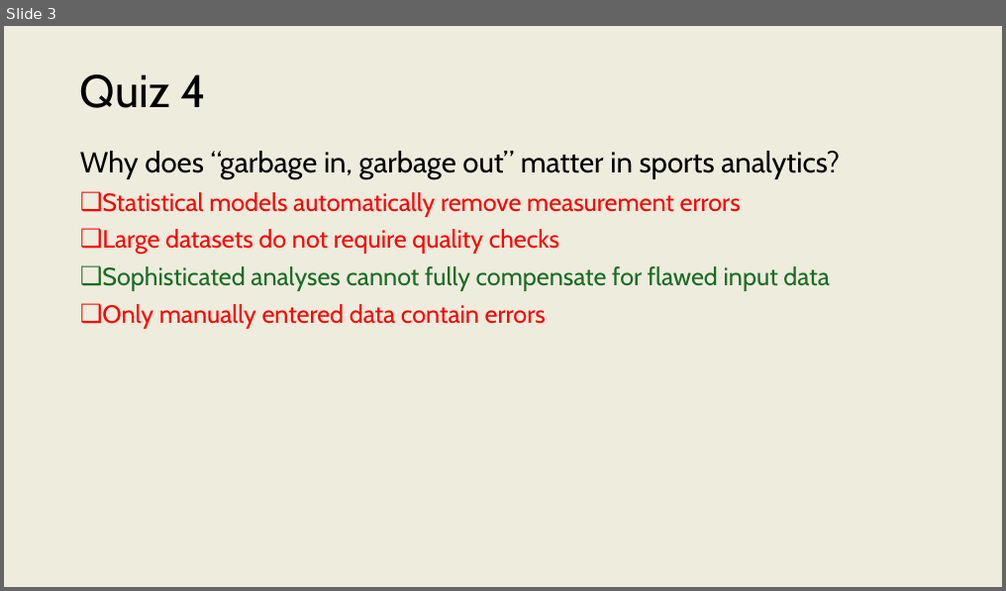
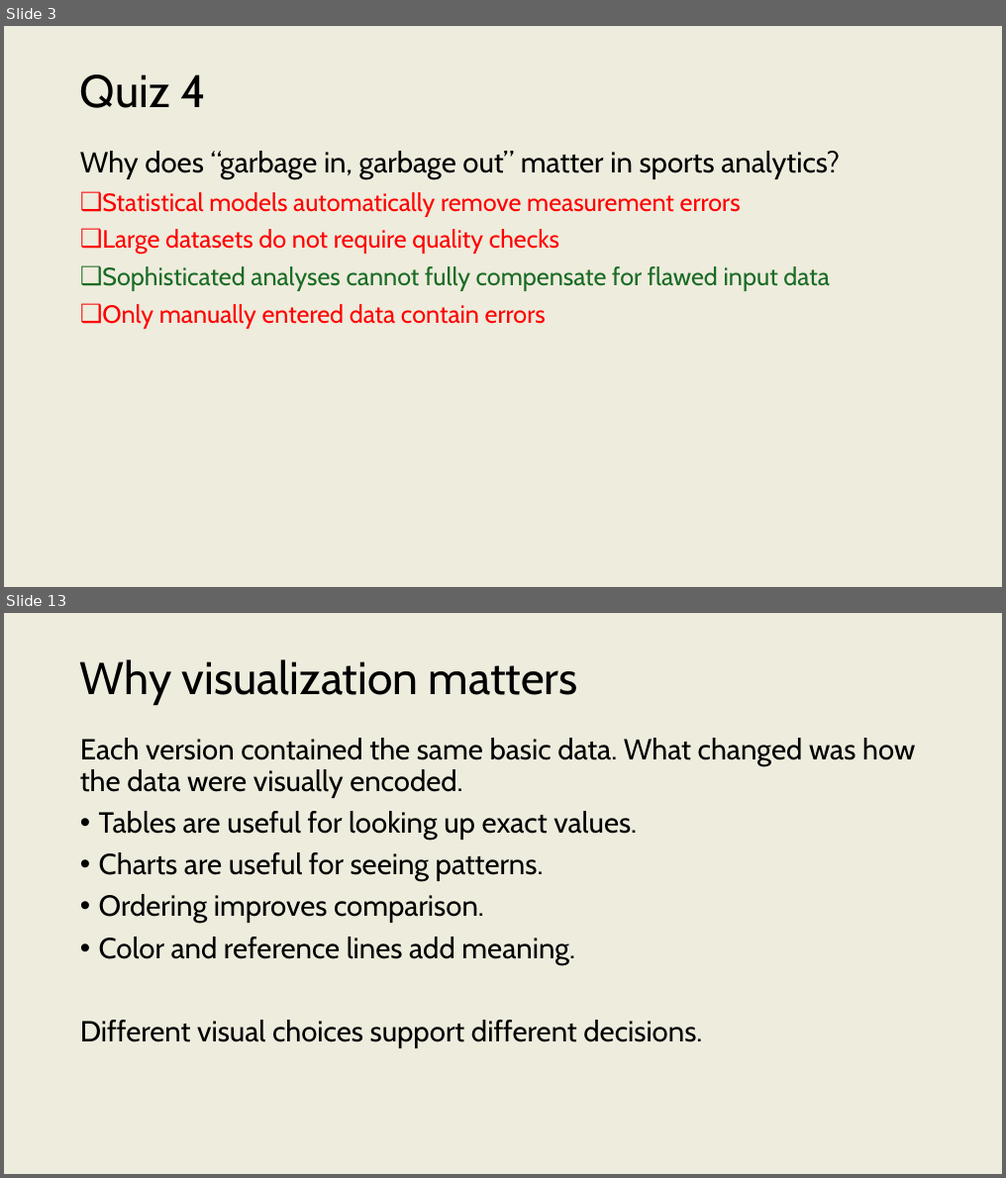
Before and after one commit to onishisaryu/HES-3000-Sports-Data-Analytics, a slide deck: pptx/Lecture7.pptx. Shown one above the other, each under a label of ours: slide 3 before the commit, slides 3 and 13 after it; the slides between them are not shown. The pictures are 1006x591 and 1006x1178 pixels, drawn with LibreOffice and Linux fonts; fonts in the diff are those of the drawing. Boxes give left, top, right and bottom in pixels: in the first picture for what was removed or moved away, otherwise in the second. Text is boxed around its words. In the diff, an @@ line names an element or a change of style, - is before the commit and + after.

```diff
--- a/pptx/Lecture7.pptx
+++ b/pptx/Lecture7.pptx
@@ slide 13 added at box(4, 613, 1002, 1174), background #EEECDD @@
@@ title added at box(80, 660, 578, 705), 44 pt, text #000000 @@
+Why visualization matters
@@ text added at box(80, 738, 915, 1049), 28 pt, text #000000 @@
+Each version contained the same basic data. What changed was how the data were visually encoded.
+• Tables are useful for looking up exact values.
+• Charts are useful for seeing patterns.
+• Ordering improves comparison.
+• Color and reference lines add meaning.
+Different visual choices support different decisions.
```
Also in this commit, not shown: 2 slides changed, 28 other slides added, 1 slide removed.
